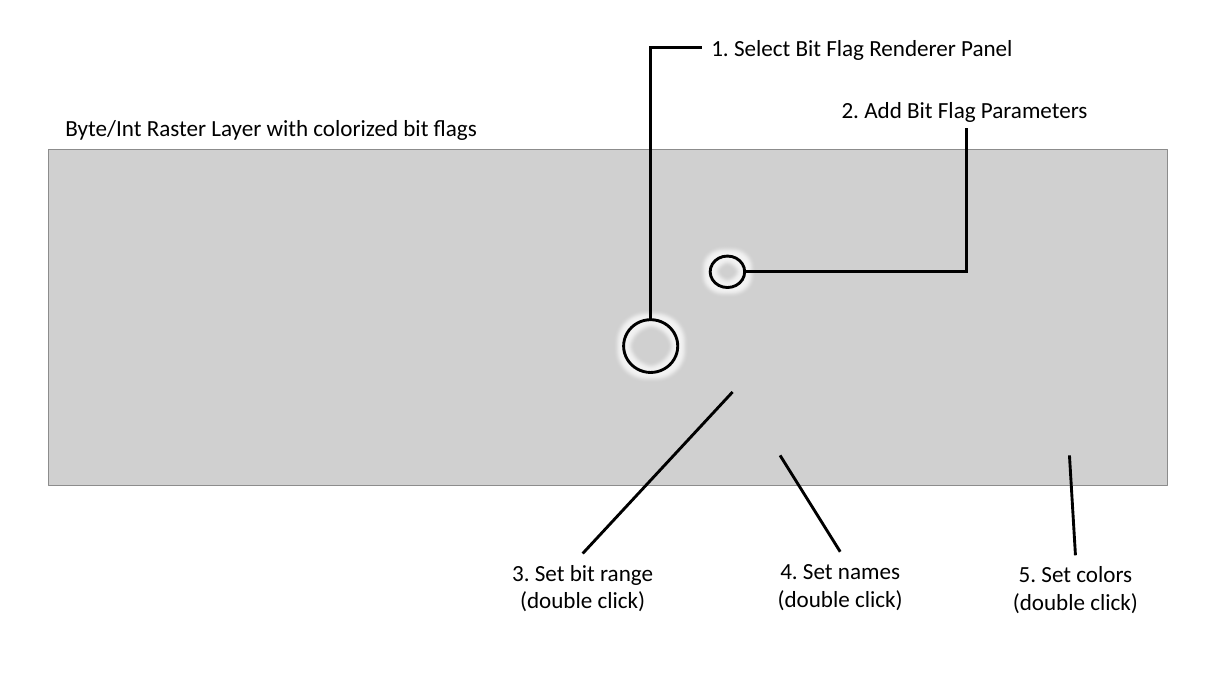
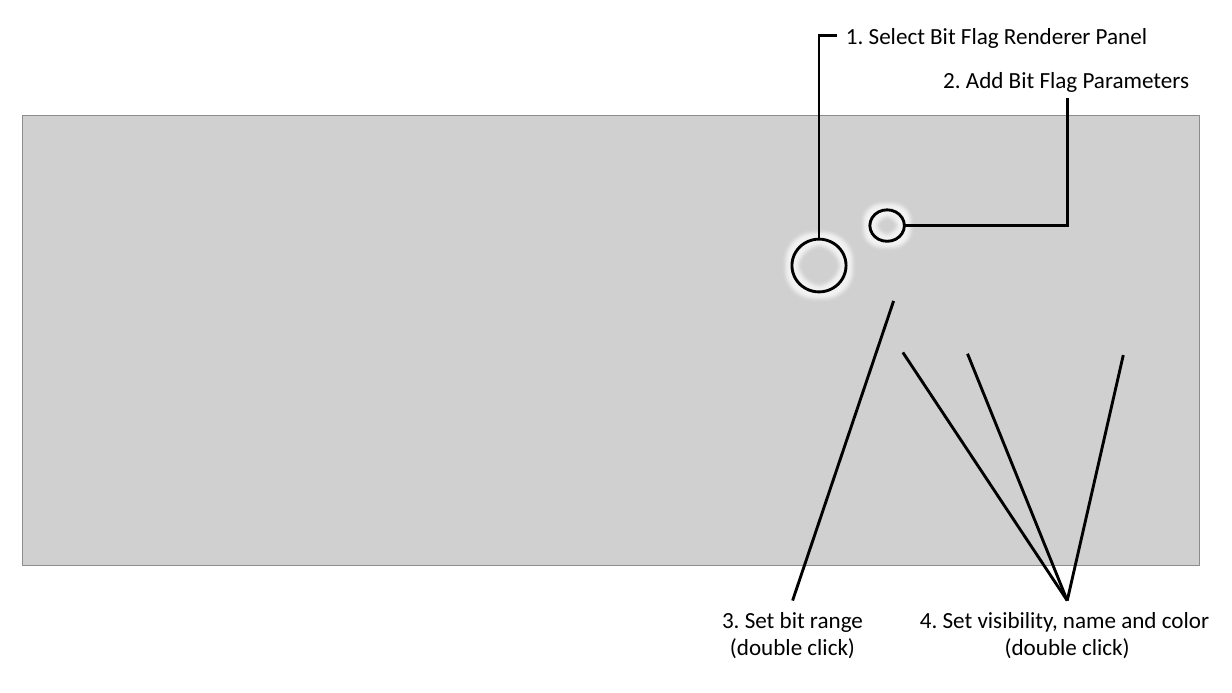
Before and after one commit to jakimowb/bit-flag-renderer, a slide deck: slide 1 of doc/usage.pptx. Drawn at 1232x693 pixels with LibreOffice and Linux fonts; fonts in the diff are those of the drawing; grey boxes stand for pictures. Boxes give left, top, right and bottom in pixels: in the first picture for what was removed or moved away, otherwise in the second. Text is boxed around its words. In the diff, an @@ line names an element or a change of style, - is before the commit and + after.

```diff
--- a/doc/usage.pptx
+++ b/doc/usage.pptx
@@ text "1. Select Bit Flag Renderer ...": place and size @@
-text "1. Select Bit Flag Renderer ..." at <box>711,40,1012,60</box>
+text "1. Select Bit Flag Renderer ..." at <box>846,28,1147,48</box>
@@ elbow line moved from (651, 320) - (702, 48) to (819, 239) - (837, 36) @@
@@ text "2. Add Bit Flag Parameters": place and size @@
-text "2. Add Bit Flag Parameters" at <box>842,102,1088,122</box>
+text "2. Add Bit Flag Parameters" at <box>943,72,1190,92</box>
@@ picture: place and size @@
-picture at <box>48,150,1167,486</box>
+picture at <box>22,115,1200,565</box>
@@ elbow line moved from (745, 272) - (967, 128) to (905, 226) - (1068, 98) @@
@@ text removed at <box>65,120,477,140</box> @@
-Byte/Int Raster Layer with colorized bit flags
@@ ellipse: place and size @@
-ellipse at <box>624,320,678,372</box>
+ellipse at <box>792,239,847,292</box>
@@ ellipse: place and size @@
-ellipse at <box>711,256,745,287</box>
+ellipse at <box>870,210,904,241</box>
@@ line moved from (583, 554) - (733, 392) to (793, 601) - (894, 301) @@
@@ line added from (1067, 601) to (903, 352), #000000 2.25 pt @@
@@ line moved from (840, 552) - (780, 456) to (1067, 601) - (968, 354) @@
@@ line moved from (1076, 555) - (1069, 456) to (1067, 601) - (1124, 355) @@
@@ text removed at <box>1013,566,1138,613</box> @@
-5. Set colors
-(double click)
@@ text "3. Set bit range": place and size @@
-text "3. Set bit range" at <box>512,565,653,611</box>
+text "3. Set bit range" at <box>722,612,863,658</box>
@@ text at <box>920,612,1209,658</box>: text changed @@
-4. Set names
-(double click)
+4. Set visibility, name and color
+(double click)
```
Also in this commit, not shown: 1 other file.
